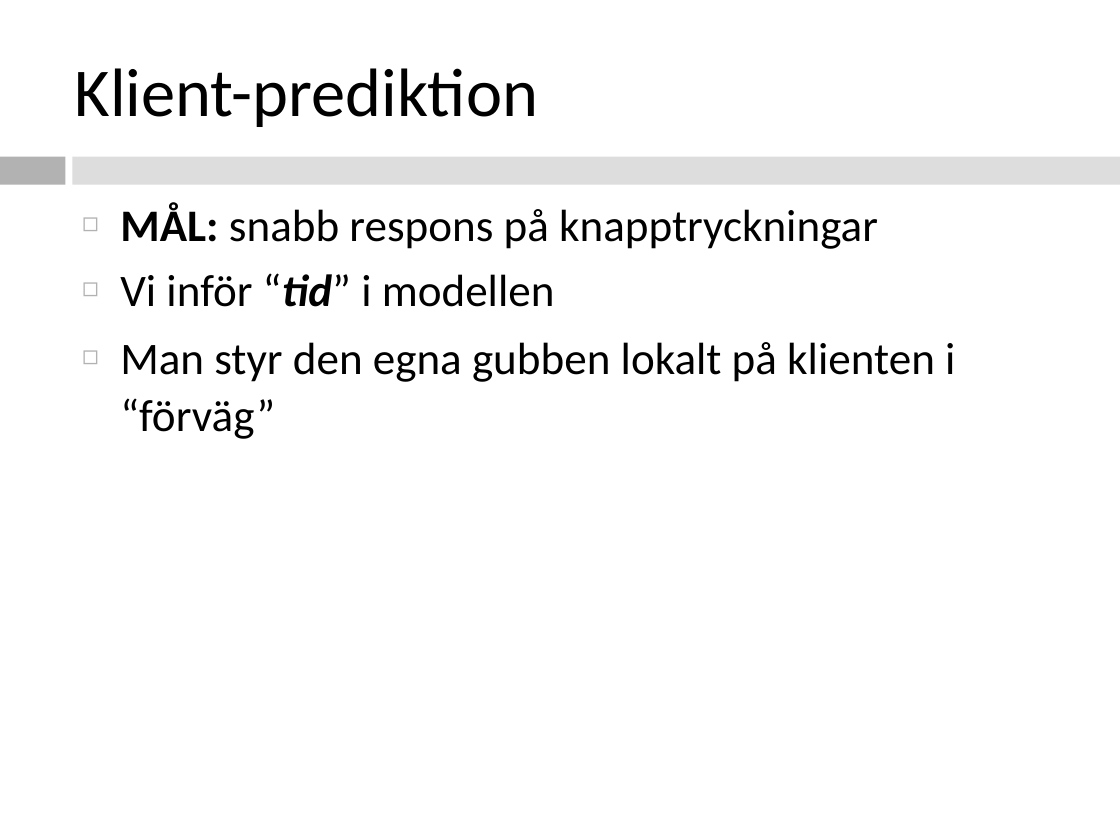
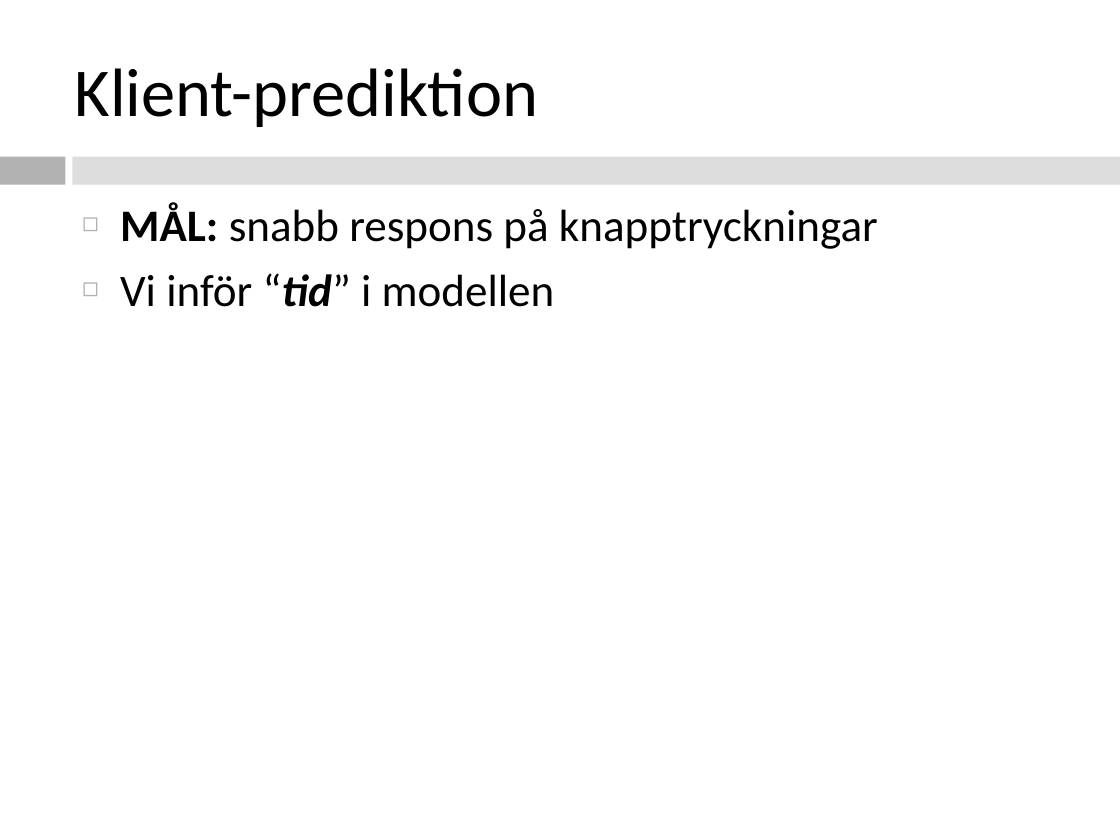
Before and after one commit to southor/planet, a slide deck: slide 8 of presentation/Natverksspel.ppt. Drawn at 1120x840 pixels with LibreOffice and Linux fonts; fonts in the diff are those of the drawing. Boxes give left, top, right and bottom in pixels: in the first picture for what was removed or moved away, otherwise in the second. Text is boxed around its words. In the diff, an @@ line names an element or a change of style, - is before the commit and + after.

```diff
--- a/presentation/Natverksspel.ppt
+++ b/presentation/Natverksspel.ppt
@@ text at (120, 342, 955, 439): paragraph removed @@
-◻ Man styr den egna gubben lokalt på klienten i “förväg”
```
Also in this commit, not shown: 5 other slides changed, 4 other files.
